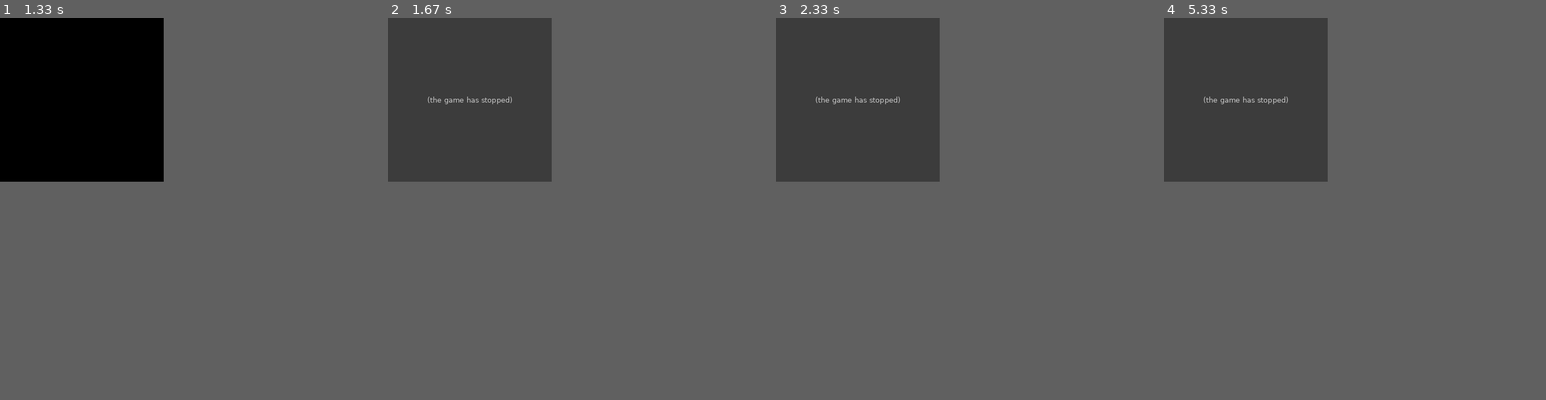
Above: before the commit, frames 1-4 (left to right).
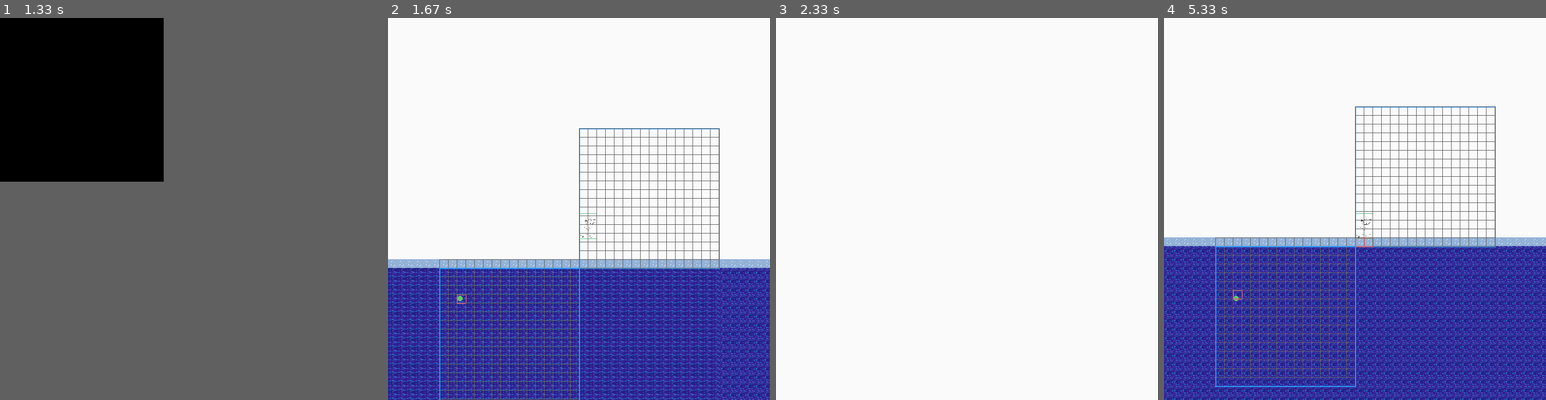
Above: after the commit, the same moments.

Repository: HyperRays/minecraft-from-wish
Game: pygame game, started from game-logic/main.py
Same seed, same stepped clock (60 frames per second), same inputs: the game is played once before the commit and once after it.
Inputs (mouse positions are in pixels of both pictures, inside the frame that each line leads up to):
- Up to frame 1 (1.33 s): no input
- Up to frame 2 (1.67 s): click (460, 296) at 1.38 s
- Up to frame 3 (2.33 s): no input
- Up to frame 4 (5.33 s): no input
In our replay, in frame 2 the window is 300x300 before the commit and 700x700 after it. These sizes can differ from the game's own. Grey fills any space a smaller window leaves; there, only what the larger window draws over its background counts as a difference.

Frame 1 is identical in both runs. In frame 2, 57% of the frame differs, in the area x 0-100%, y 0-100%; in frame 3, 18%; in frame 4, 63%.
Error before the commit: NameError: name 'terrain_gen' is not defined (player.py line 142); the game stopped at 1.62 s (later frames are placeholders)

Commit message:
render fn as variablee

Diff:
--- a/game-logic/main.py
+++ b/game-logic/main.py
@@ -6,13 +6,13 @@
 # sets the chunks with chunk positions
 for a in range(-3,3):
     for b in range(-3,3):
-        chunk_manager.add_chunk(Chunk(vec2d(a,b), test_render))
+        chunk_manager.add_chunk(Chunk(vec2d(a,b), terrain_gen))
 
 cpos = camera.get_position()
 chunk_manager.set_all()
 camera.update_position(-vec2d(window.size[0]/2,window.size[1]/2))
 Player(vec2d(0,100))
 Mouse()
-graphics.set_render_layers(["chunks_layer",  "player_layer", "mouse_layer", "player_debug_layer", "chunks_debug", "mouse_debug_layer"])
+graphics.set_render_layers(["chunks_layer",  "player_layer", "mouse_layer","player_debug_layer", "chunks_debug", "mouse_debug_layer"])
 # graphics.set_render_layers(["chunks_layer", "player_layer", "mouse_layer"])
 window.run()
--- a/game-logic/terrain_generation.py
+++ b/game-logic/terrain_generation.py
@@ -3,9 +3,6 @@
 def test_render(x,y, chunk):
     coordinates_glob = chunk.get_chunk_coordinates(vec2d(x,y))
     coordinates = vec2d(x= (coordinates_glob.x*BLOCK_DIMENSIONS[0]), y= (coordinates_glob.y*BLOCK_DIMENSIONS[1]))
-
-    if (coordinates_glob.x < -3 or coordinates_glob.x > 5) and 3 < coordinates_glob.y > -1 and coordinates_glob.y < 7 :
-        return Ice(coordinates)
 
     if coordinates_glob.y < 0:
         return Water(coordinates)
@@ -13,3 +10,6 @@
         return Ice(coordinates)
     else:
         return Air(coordinates)
+
+
+terrain_gen = test_render
--- a/graphics/pygame_backend.py
+++ b/graphics/pygame_backend.py
@@ -87,8 +87,7 @@
 
             cls.screen.blit(cls.background, (0, 0))
             # the update closure (function) is passed by the GraphicsObject function
-            await input_closure(cls, keys)
-            await update_closure(cls)
+            await asyncio.gather(input_closure(cls, keys), update_closure(cls))
             await render_closure(cls)
             for order in cls.render_order:
                 if order in cls.layers:
@@ -98,8 +97,8 @@
             if sync.reached():
                 logging.debug(f"Updated Frame")
                 pygame.display.update()
-                if clock.get_fps() != 0:
-                    sync.reset(new_target_time=1_000_000_000/clock.get_fps())
+                if (fps := clock.get_fps()) != 0:
+                    sync.reset(new_target_time=1_000_000_000/fps)
                 else:
                     sync.reset()
 
Not shown, added: playground/profiling/game_profile_1672569552.cprofile
Not shown, added: playground/profiling/game_profile_1672571748.cprofile
Not shown, added: playground/profiling/game_profile_1672573649.cprofile
Not shown, added: playground/profiling/profiling_notes.md
Not shown, changed: playground/profiling/pstats.ipynb
